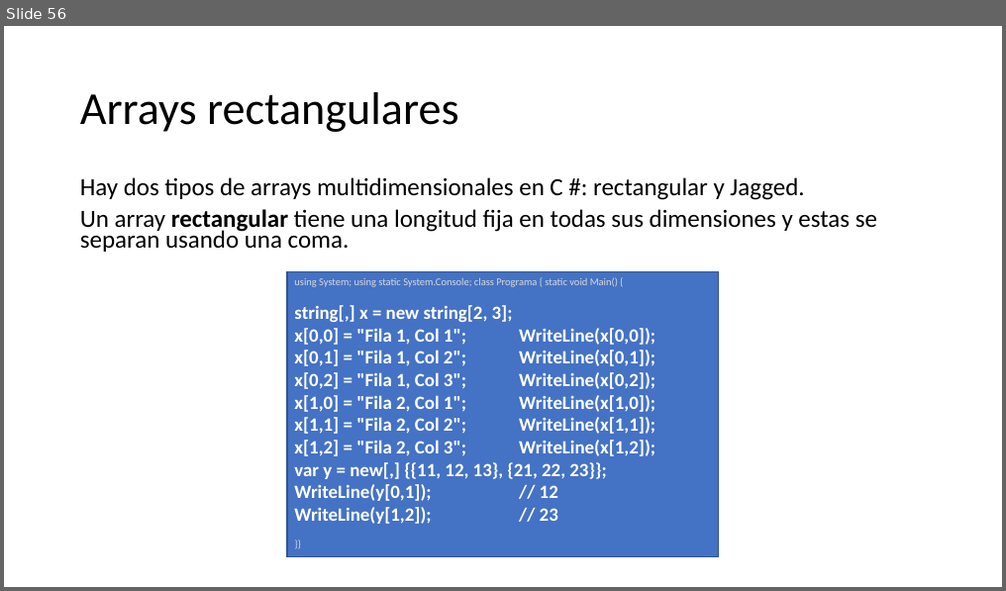
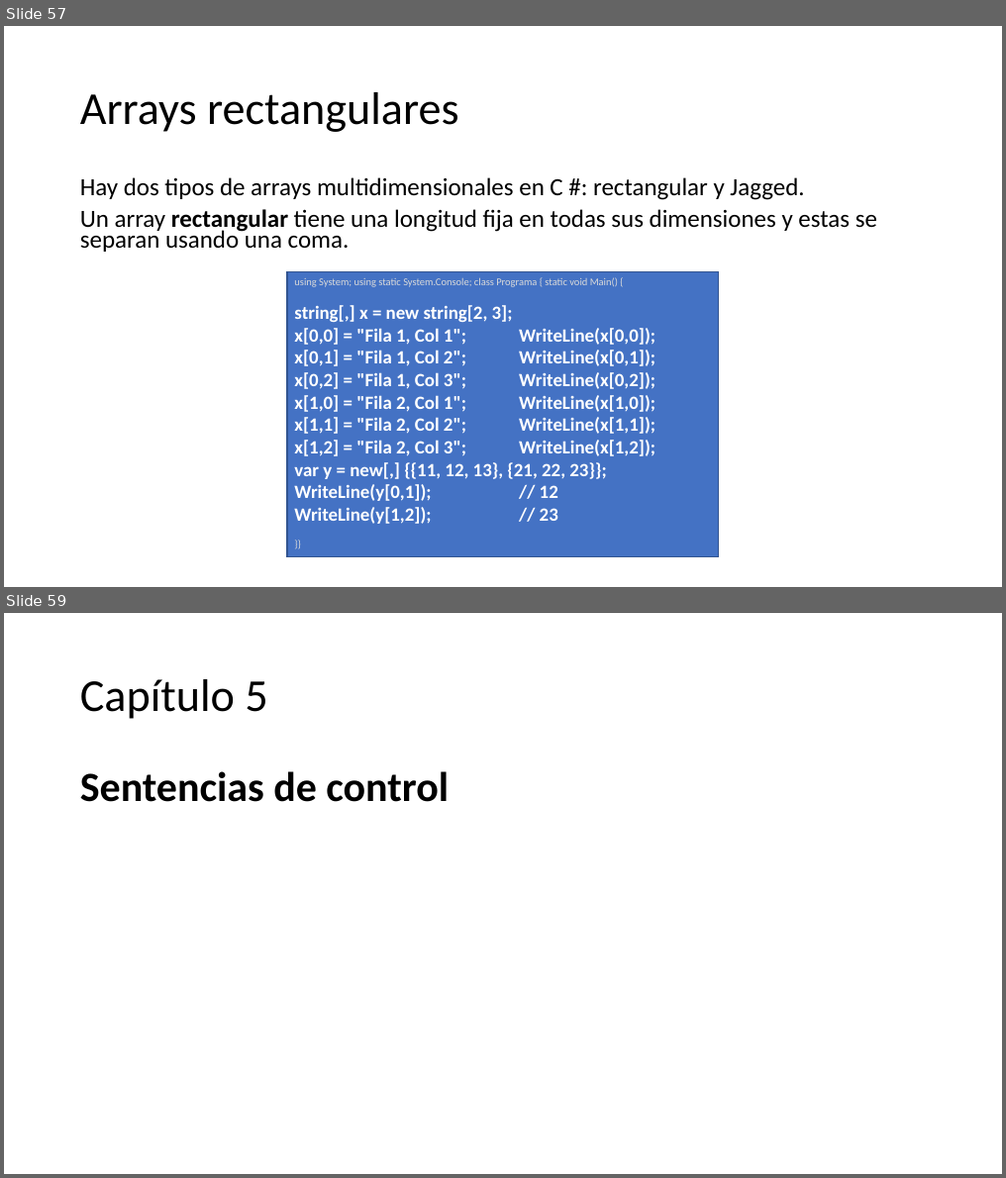
Before and after one commit to AlbertOsinaga/CursoCSharp__8, a slide deck: CSharpQuickReferencia.pptx. Shown one above the other, each under a label of ours: slide 56 before the commit, slides 57 and 59 after it; the slides between them are not shown. The pictures are 1006x591 and 1006x1178 pixels, drawn with LibreOffice and Linux fonts; fonts in the diff are those of the drawing. Boxes give left, top, right and bottom in pixels: in the first picture for what was removed or moved away, otherwise in the second. Text is boxed around its words. In the diff, an @@ line names an element or a change of style, - is before the commit and + after.

```diff
--- a/CSharpQuickReferencia.pptx
+++ b/CSharpQuickReferencia.pptx
@@ slide 59 added at (4, 613, 1002, 1174), background #FFFFFF @@
@@ title added at (80, 679, 267, 719), 44 pt, text #000000 @@
+Capítulo 5
@@ text added at (80, 771, 449, 802), 40 pt, text #000000, bold @@
+Sentencias de control
@@ what was slide 56 is now slide 57 @@
```
Also in this commit, not shown: 1 slide changed, 43 other slides added, 1 slide removed, 3 other files.
